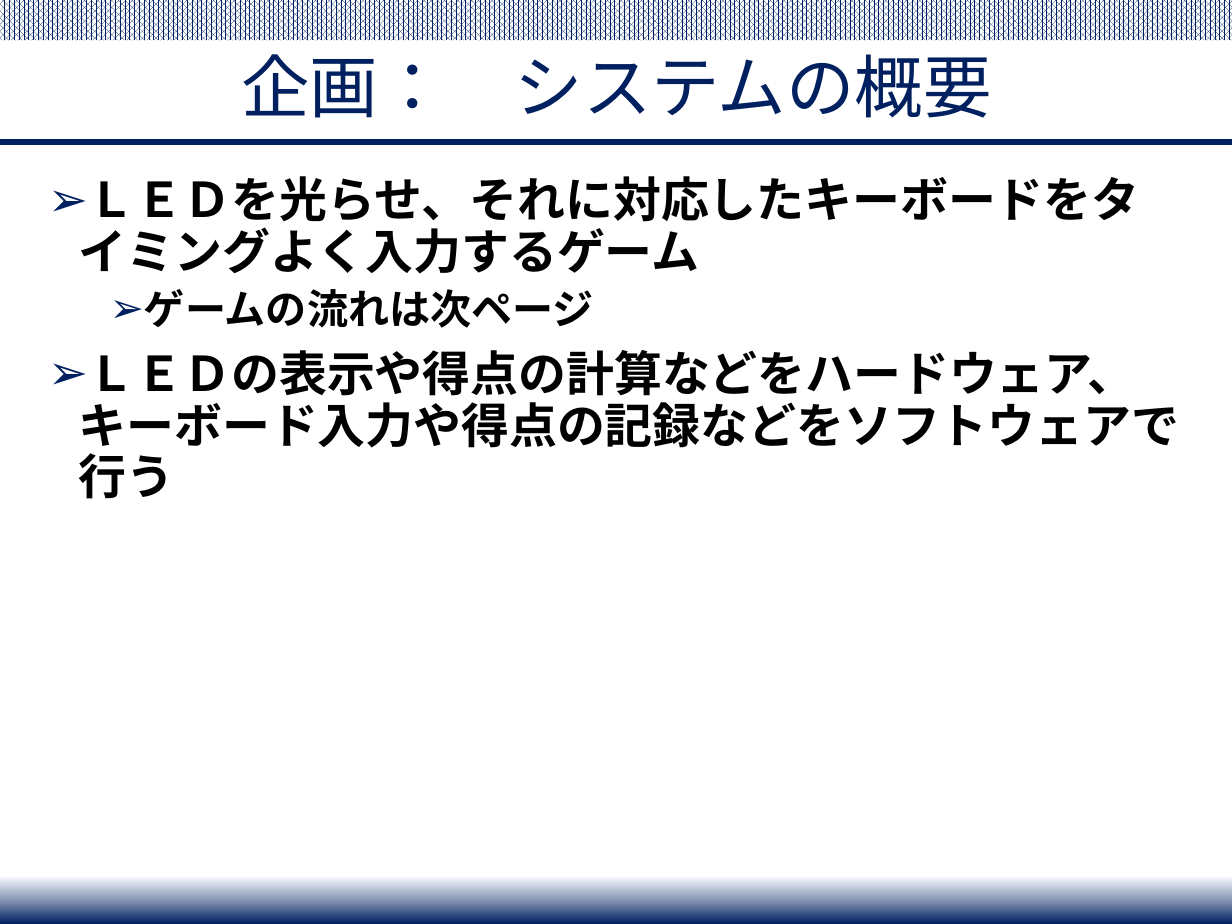
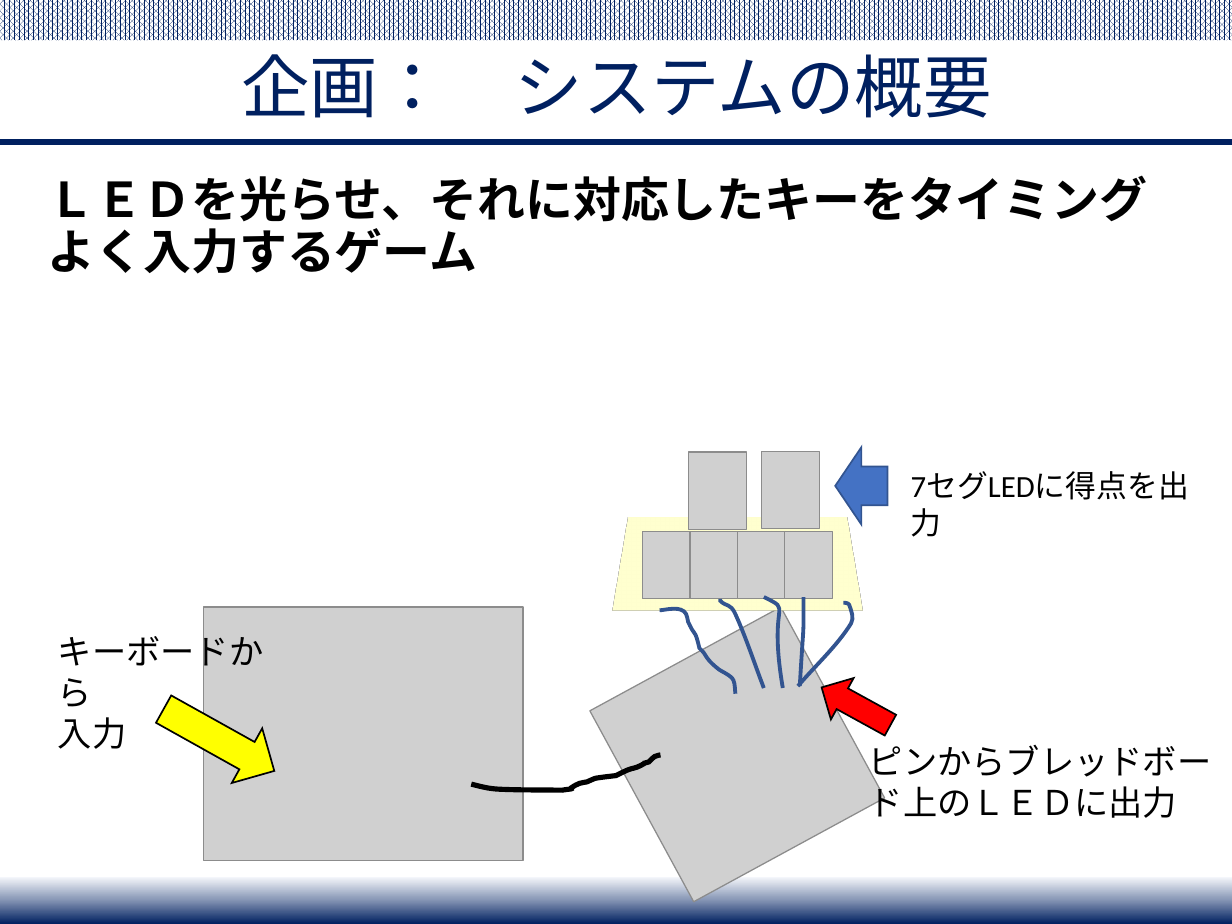
Before and after one commit to Yuchan4342/iot-system-project, a slide deck: slide 2 of presentation/IoT_project_presentation.pptx. Drawn at 1232x924 pixels with LibreOffice and Linux fonts; fonts in the diff are those of the drawing; grey boxes stand for pictures. Boxes give left, top, right and bottom in pixels: in the first picture for what was removed or moved away, otherwise in the second. Text is boxed around its words. In the diff, an @@ line names an element or a change of style, - is before the commit and + after.

```diff
--- a/presentation/IoT_project_presentation.pptx
+++ b/presentation/IoT_project_presentation.pptx
@@ text at (48, 175, 1148, 274): text changed @@
-➢ ＬＥＤを光らせ、それに対応したキーボードをタイミングよく入力するゲーム
-  ➢ ゲームの流れは次ページ
-➢ ＬＥＤの表示や得点の計算などをハードウェア、キーボード入力や得点の記録などをソフトウェアで行う
+ＬＥＤを光らせ、それに対応したキーをタイミングよく入力するゲーム
@@ rectangle added at (621, 425, 855, 695), fill #FFE699, outline #806000 4.5 pt @@
@@ left arrow added at (835, 447, 887, 525), fill #4472C4, outline #325491 1 pt @@
@@ picture added at (689, 452, 747, 530) @@
@@ picture added at (761, 451, 819, 529) @@
@@ text added at (898, 461, 1225, 510), 18 pt, text #000000 @@
+7セグLEDに得点を出力
@@ picture added at (643, 531, 691, 599) @@
@@ picture added at (690, 531, 738, 599) @@
@@ picture added at (737, 531, 785, 599) @@
@@ picture added at (785, 531, 833, 599) @@
@@ freeform shape added at (721, 599, 764, 687), outline #325491 2.25 pt @@
@@ freeform shape added at (764, 598, 782, 689), outline #325491 2.25 pt @@
@@ freeform shape added at (800, 598, 803, 686), outline #325491 2.25 pt @@
@@ picture added at (203, 607, 522, 861) @@
@@ picture added at (590, 607, 884, 901) @@
@@ freeform shape added at (659, 609, 736, 694), outline #325491 2.25 pt @@
@@ freeform shape added at (798, 602, 853, 686), outline #325491 2.25 pt @@
@@ text added at (58, 630, 264, 749), 20 pt, text #000000 @@
+キーボードから
+入力
@@ right arrow added at (148, 681, 289, 798), fill #FFFF00, outline #000000 1 pt @@
@@ left arrow added at (810, 666, 902, 745), fill #FF0000, outline #000000 1 pt @@
@@ freeform shape added at (471, 746, 660, 796), outline #000000 3 pt @@
@@ text added at (869, 745, 1212, 818), 20 pt, text #000000 @@
+ピンからブレッドボード上のＬＥＤに出力
```
Also in this commit, not shown: 2 other slides changed, 2 slides added, 2 slides removed, 2 other files.
